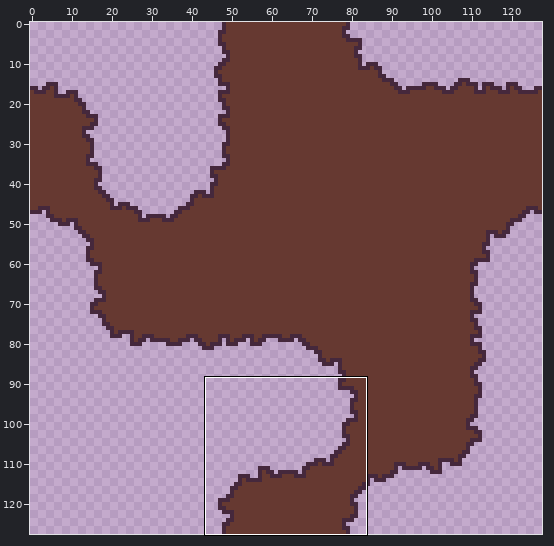
A pixel-art file gets an edit: sprites/tileSets/cave/caveFloor.aseprite. Above: a wide view before the commit, with the close-up outlined.
Close-up. Before the edit:
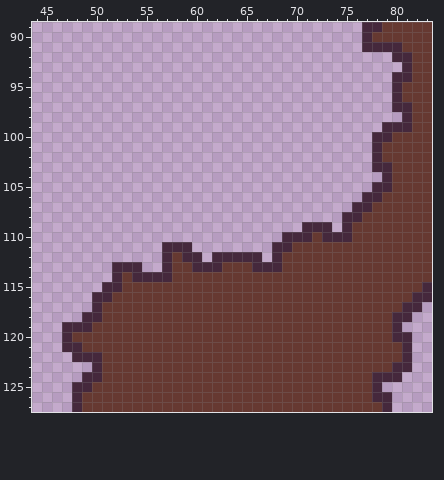
128x128 pixels, 1 frame. Shown: x 44..83, y 89..127. The commit also changed other parts of the picture, which this record leaves out.
Now the later version:
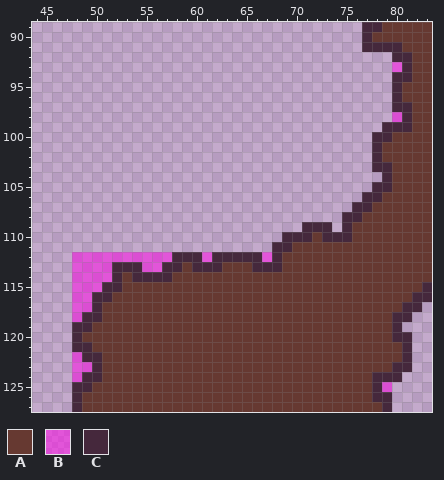
Palette (. is transparent): A #663931  B #ff00e680  C #45283c
Commit message: created template for future floors
Diff:
layer "template" now shown
Layers "Layer 1", "template":
Colour B now appears in row 93 at x 80; in row 98 at x 80; in row 112 at x 48 to 56, 61 and 67; in row 113 at x 48 to 51 and 55 to 56; in row 114 at x 48 to 51; in row 115 at x 48 to 50.
Colour B now appears in rows 116 to 117 at x 48 to 49; in row 118 at x 48; in row 123 at x 48 to 49; in row 124 at x 48; in row 125 at x 79.
The author changed colour C to colour B in row 112 at x 57; in row 122 at x 48.
The author changed colour A to colour C in rows 112 to 113 at x 58; in row 120 at x 48; in row 121 at x 49.
The author cleared colour C in row 111 at x 57 to 59; in rows 119 to 121 at x 47.
Changed places in both close-ups, as pixel boxes (x1, y1, x2, y2):
added: (392, 62, 402, 72)
added: (392, 112, 402, 122)
changed: (62, 242, 212, 382)
added: (262, 252, 272, 262)
added: (382, 382, 392, 392)
